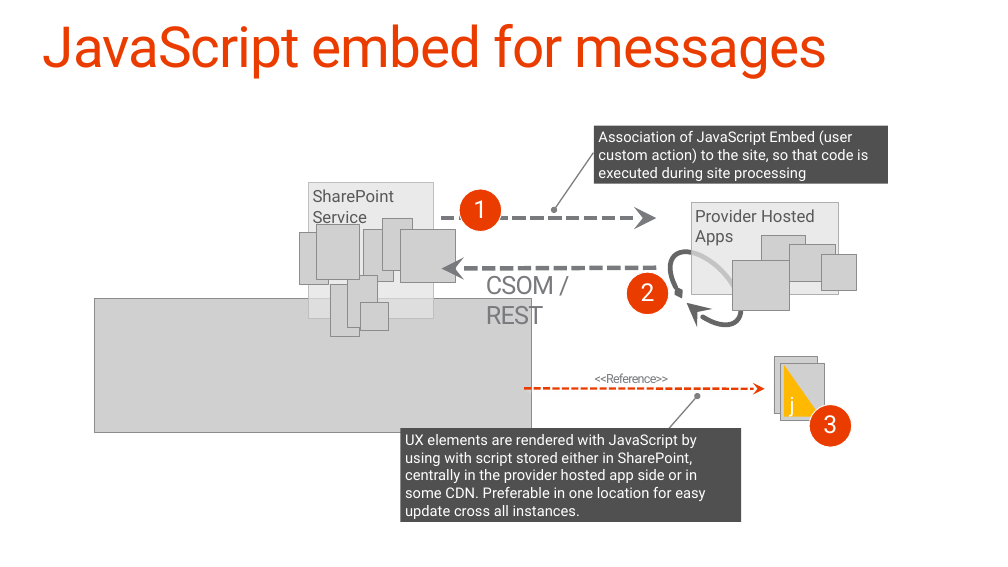
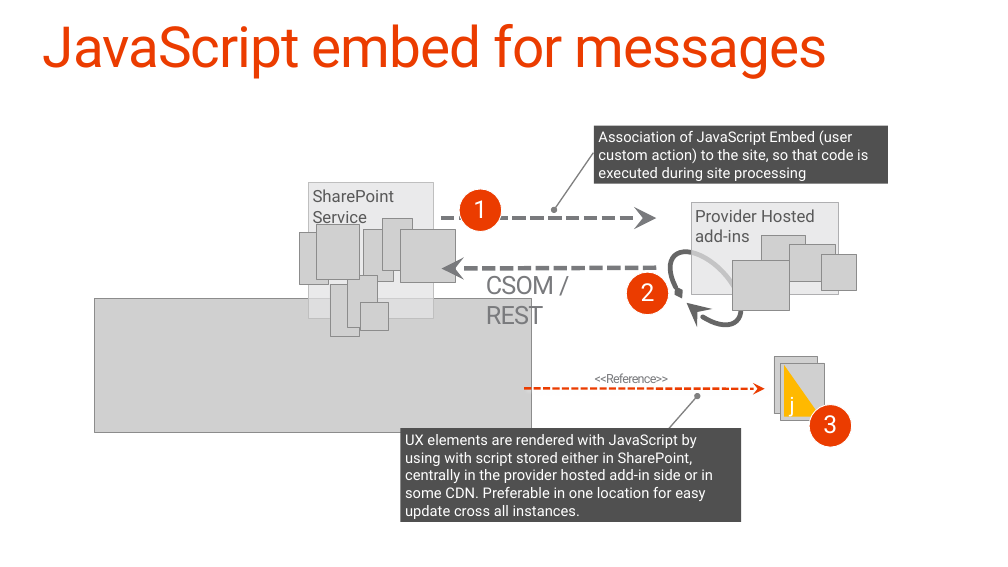
Before and after one commit to fabbbiob/TrainingContent, a slide deck: slide 14 of O3658/02 Managing site settings using app model/2_SiteManagement.pptx. Drawn at 1008x567 pixels with LibreOffice and Linux fonts; fonts in the diff are those of the drawing; grey boxes stand for pictures; background and template pictures are left out. Boxes give left, top, right and bottom in pixels: in the first picture for what was removed or moved away, otherwise in the second. Text is boxed around its words. In the diff, an @@ line names an element or a change of style, - is before the commit and + after.

```diff
--- a/O3658/02 Managing site settings using app model/2_SiteManagement.pptx
+++ b/O3658/02 Managing site settings using app model/2_SiteManagement.pptx
@@ text in rectangle at bbox=[695, 209, 815, 242]: text changed @@
-Provider Hosted Apps
+Provider Hosted add-ins
@@ text in rectangle at bbox=[405, 434, 713, 519]: text changed @@
-  UX elements are rendered with JavaScript by using with script stored either in SharePoint, centrally in the provider hosted app side or in some CDN. Preferable in one location for easy update cross all instances.
+  UX elements are rendered with JavaScript by using with script stored either in SharePoint, centrally in the provider hosted add-in side or in some CDN. Preferable in one location for easy update cross all instances.
```
Also in this commit, not shown: 9 other slides changed, 1 slide added, 1 slide removed, 6 other files.
